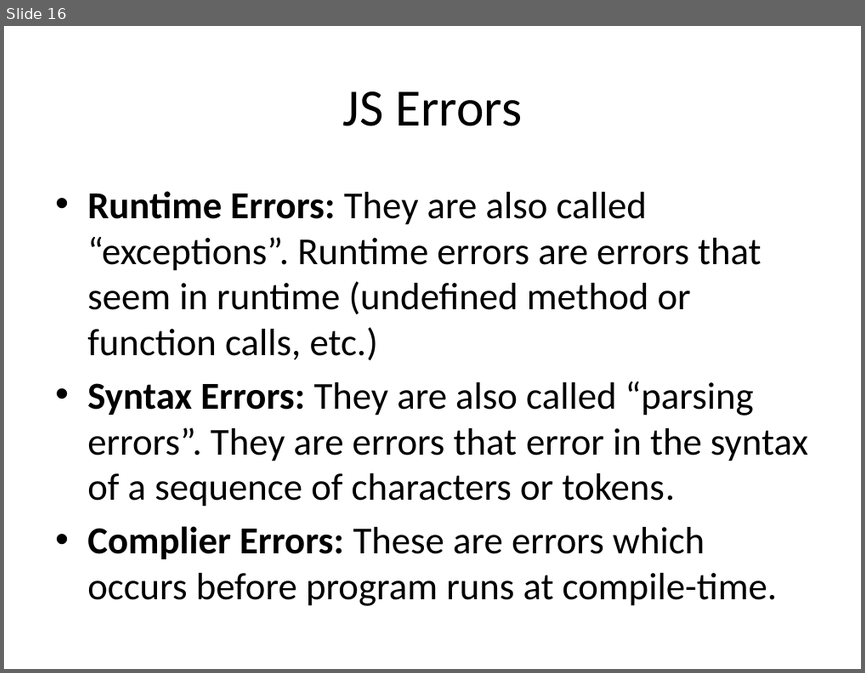
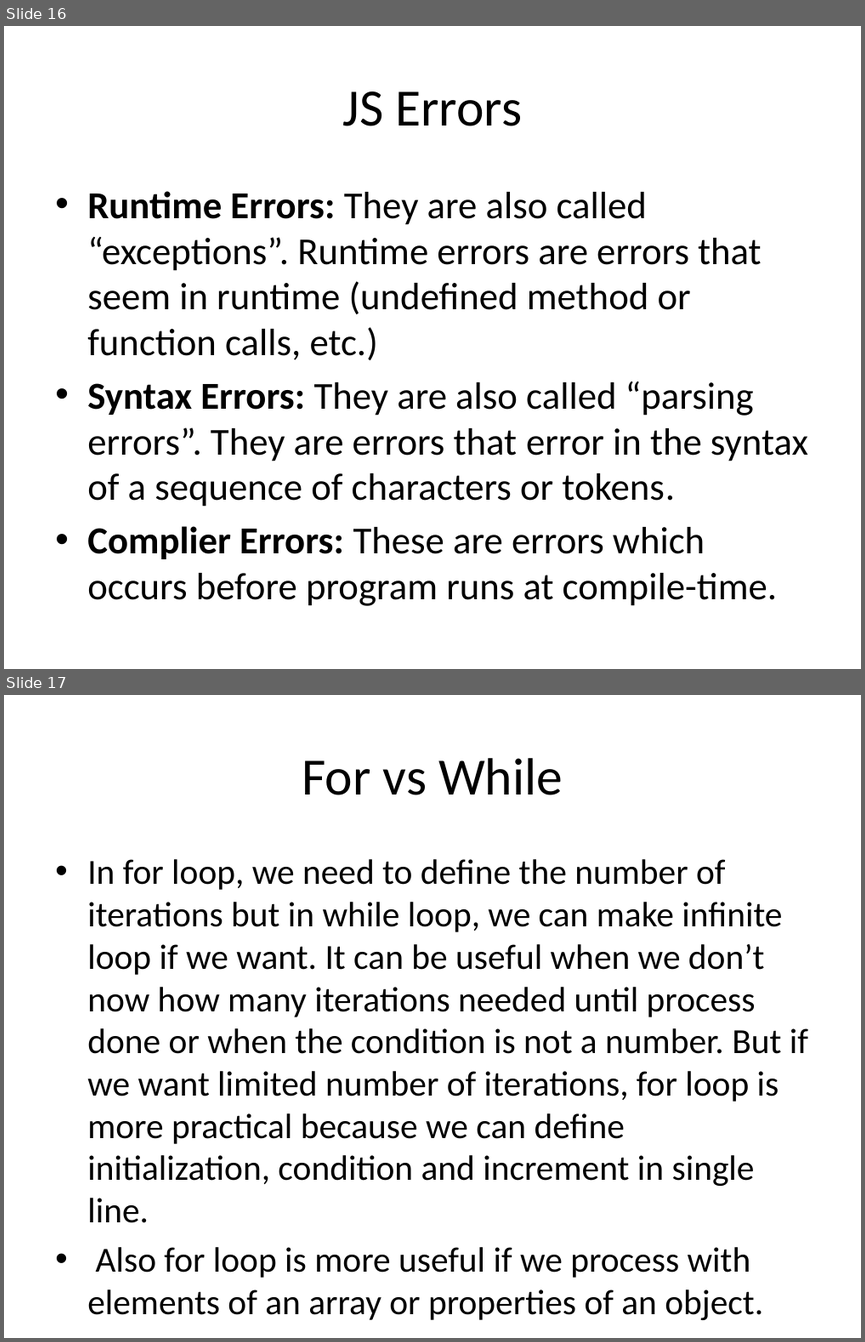
Before and after one commit to TechCareer-FrontEnd-1/tubisad-frontend-musabsakar, a slide deck: homeworks_musab_sakar.pptx. Shown one above the other, each under a label of ours: slide 16 before the commit, slides 16 and 17 after it. The pictures are 865x673 and 865x1342 pixels, drawn with LibreOffice and Linux fonts; fonts in the diff are those of the drawing. Boxes give left, top, right and bottom in pixels: in the first picture for what was removed or moved away, otherwise in the second. Text is boxed around its words. In the diff, an @@ line names an element or a change of style, - is before the commit and + after.

Commit message:
for, while, literal, constructor

```diff
--- a/homeworks_musab_sakar.pptx
+++ b/homeworks_musab_sakar.pptx
@@ slide 17 added at (4,695,861,1338), background #FFFFFF @@
@@ title added at (302,758,562,795), 44 pt, text #000000 @@
+For vs While
@@ text added at (87,859,808,1277), 29.6 pt, text #000000 @@
+• In for loop, we need to define the number of iterations but in while loop, we can make infinite loop if we want. It can be useful when we don’t now how many iterations needed until process done or when the condition is not a number. But if we want limited number of iterations, for loop is more practical because we can define initialization, condition and increment in single line.
+• Also for loop is more useful if we process with elements of an array or properties of an object.
```
Also in this commit, not shown: 2 other slides added.
